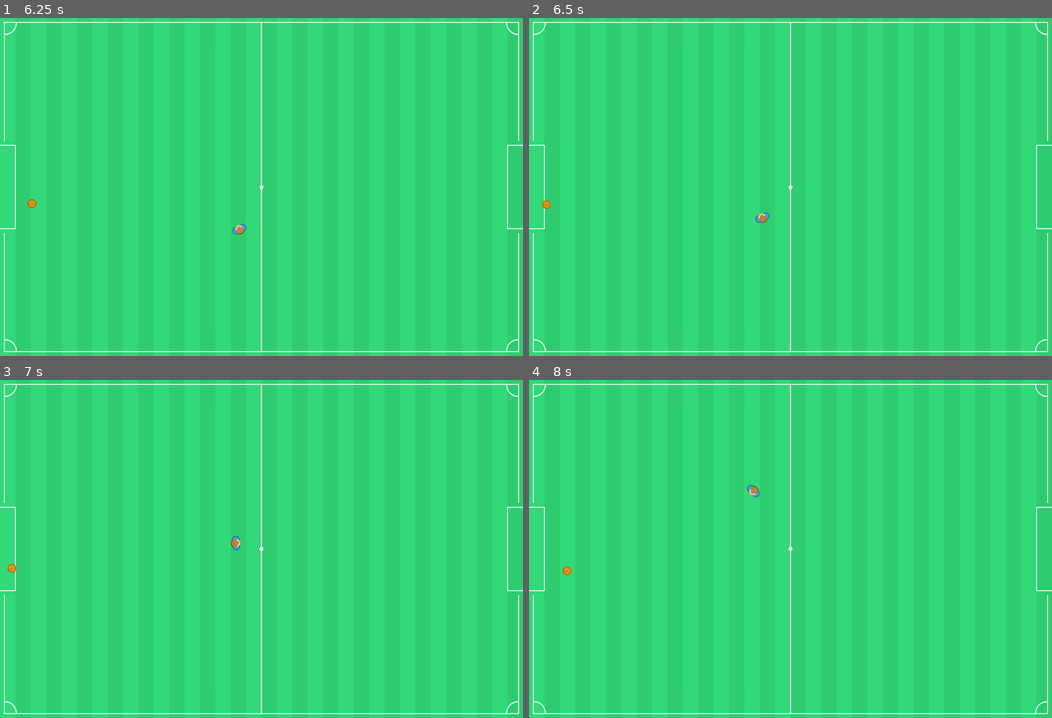
Above: before the commit, frames 1-4 (two rows, left to right).
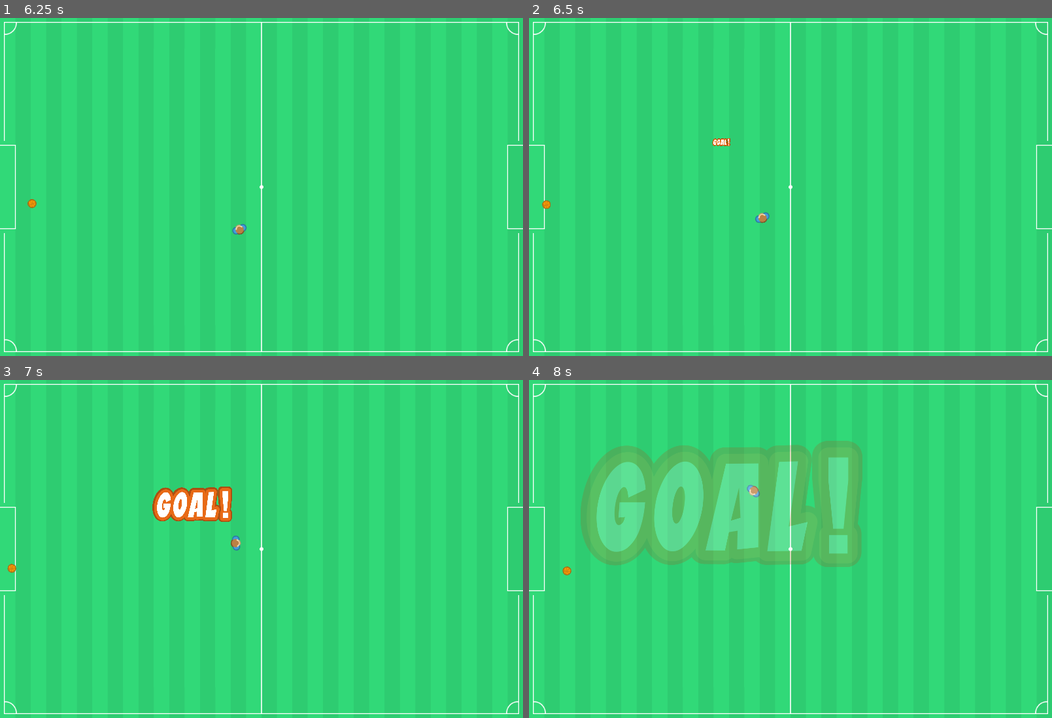
Above: after the commit, the same moments.

Repository: TheVulcoreTeam/SoccerFight
Game: Godot game, scene res://Game/SoccerField/SoccerField.tscn
The game is run twice, just before and just after one commit, with the same random seed, the same clock (stepped at 60 frames per second) and the same inputs. This scene is started directly instead of the project's main scene.
Inputs (mouse positions are in pixels of both pictures, inside the frame that each line leads up to):
- Up to frame 1 (6.25 s): tap Enter at 0.5, 2 s; move the mouse to (376, 170) at 0.52 s; hold Right mouse button (impulse) 0.53-1.28 s; tap Space at 1.25 s; move the mouse to (156, 203) at 1.27 s; right-click (156, 203) at 1.35 s; move the mouse to (313, 112) at 2.02 s; hold Right mouse button (impulse) 2.03-2.78 s; move the mouse to (235, 254) at 2.77 s; right-click (235, 254) at 2.85 s; move the mouse to (418, 237) at 3.52 s; hold Right mouse button (impulse) 3.53-4.28 s; move the mouse to (104, 136) at 4.27 s; right-click (104, 136) at 4.35 s; move the mouse to (287, 187) at 5.02 s; hold Right mouse button (impulse) 5.03-5.78 s; move the mouse to (183, 102) at 5.77 s; right-click (183, 102) at 5.85 s
- Up to frame 2 (6.5 s): no input
- Up to frame 3 (7 s): tap Space at 6.5 s; move the mouse to (376, 532) at 6.52 s; hold Right mouse button (impulse) from 6.53 s (still down)
- Up to frame 4 (8 s): move the mouse to (685, 565) at 7.27 s; release Right mouse button (impulse) at 7.28 s; right-click (685, 565) at 7.35 s

Frame 1 is identical in both runs. In frame 2, less than 0.1% of the frame differs, in the area x 35-39%, y 35-38%; in frame 3, 1.4%; in frame 4, 18%, in the area x 9-64%, y 17-56%.

Commit message:
Efectos

Diff:
--- a/Autoloads/EventEffect/EventEffect.tscn
+++ b/Autoloads/EventEffect/EventEffect.tscn
@@ -12,6 +12,11 @@
 "name": "GOAL",
 "speed": 5.0
 }, {
+"frames": [  ],
+"loop": true,
+"name": "NONE",
+"speed": 5.0
+}, {
 "frames": [ ExtResource( 3 ) ],
 "loop": true,
 "name": "START",
@@ -21,16 +26,11 @@
 "loop": true,
 "name": "READY",
 "speed": 5.0
-}, {
-"frames": [  ],
-"loop": true,
-"name": "NONE",
-"speed": 5.0
 } ]
 
 [sub_resource type="Animation" id=2]
 resource_name = "GOAL"
-length = 2.3
+length = 1.8
 tracks/0/type = "value"
 tracks/0/path = NodePath("Sprites:animation")
 tracks/0/interp = 1
@@ -50,10 +50,10 @@
 tracks/1/imported = false
 tracks/1/enabled = true
 tracks/1/keys = {
-"times": PoolRealArray( 0, 0.4, 0.7, 1, 1.3, 1.6, 1.9, 2.2 ),
-"transitions": PoolRealArray( 1, 1, 1, 1, 1, 1, 1, 1 ),
+"times": PoolRealArray( 0, 0.4, 0.7, 1, 1.7 ),
+"transitions": PoolRealArray( 1, 1, 1, 1, 1 ),
 "update": 0,
-"values": [ Vector2( 0.1, 0.1 ), Vector2( 1, 1 ), Vector2( 0.8, 0.8 ), Vector2( 1, 1 ), Vector2( 0.8, 0.8 ), Vector2( 1, 1 ), Vector2( 0.8, 0.8 ), Vector2( 1, 1 ) ]
+"values": [ Vector2( 0.1, 0.1 ), Vector2( 1, 1 ), Vector2( 0.9, 0.9 ), Vector2( 1, 1 ), Vector2( 4, 4 ) ]
 }
 tracks/2/type = "method"
 tracks/2/path = NodePath(".")
@@ -62,17 +62,41 @@
 tracks/2/imported = false
 tracks/2/enabled = true
 tracks/2/keys = {
-"times": PoolRealArray( 2.3 ),
+"times": PoolRealArray( 1.7 ),
 "transitions": PoolRealArray( 1 ),
 "values": [ {
 "args": [  ],
 "method": "_on_end_anim"
 } ]
 }
+tracks/3/type = "value"
+tracks/3/path = NodePath("Sprites:modulate")
+tracks/3/interp = 1
+tracks/3/loop_wrap = true
+tracks/3/imported = false
+tracks/3/enabled = true
+tracks/3/keys = {
+"times": PoolRealArray( 0, 1, 1.7 ),
+"transitions": PoolRealArray( 1, 1, 1 ),
+"update": 0,
+"values": [ Color( 1, 1, 1, 1 ), Color( 1, 1, 1, 1 ), Color( 1, 1, 1, 0 ) ]
+}
+tracks/4/type = "value"
+tracks/4/path = NodePath("Sprites:position")
+tracks/4/interp = 1
+tracks/4/loop_wrap = true
+tracks/4/imported = false
+tracks/4/enabled = true
+tracks/4/keys = {
+"times": PoolRealArray( 0 ),
+"transitions": PoolRealArray( 1 ),
+"update": 0,
+"values": [ Vector2( 0, 0 ) ]
+}
 
 [sub_resource type="Animation" id=3]
 resource_name = "START_MATCH"
-length = 1.9
+length = 2.0
 tracks/0/type = "value"
 tracks/0/path = NodePath("Sprites:animation")
 tracks/0/interp = 1
@@ -80,7 +104,7 @@
 tracks/0/imported = false
 tracks/0/enabled = true
 tracks/0/keys = {
-"times": PoolRealArray( 0, 1, 1.2 ),
+"times": PoolRealArray( 0, 1.1, 1.3 ),
 "transitions": PoolRealArray( 1, 1, 1 ),
 "update": 1,
 "values": [ "READY", "NONE", "START" ]
@@ -92,7 +116,7 @@
 tracks/1/imported = false
 tracks/1/enabled = true
 tracks/1/keys = {
-"times": PoolRealArray( 0, 1, 1.2, 1.8 ),
+"times": PoolRealArray( 0, 1.1, 1.3, 1.9 ),
 "transitions": PoolRealArray( 1, 1, 1, 1 ),
 "update": 0,
 "values": [ Vector2( 1, 1 ), Vector2( 1, 1 ), Vector2( 0.3, 0.3 ), Vector2( 4, 4 ) ]
@@ -104,10 +128,10 @@
 tracks/2/imported = false
 tracks/2/enabled = true
 tracks/2/keys = {
-"times": PoolRealArray( 0, 0.3, 0.6, 1, 1.2, 1.8 ),
-"transitions": PoolRealArray( 1, 1, 1, 1, 1, 1 ),
+"times": PoolRealArray( 0, 0.1, 0.4, 0.7, 1.1, 1.3, 1.9 ),
+"transitions": PoolRealArray( 1, 1, 1, 1, 1, 1, 1 ),
 "update": 0,
-"values": [ Vector2( -10000, 0 ), Vector2( 0, 0 ), Vector2( 0, 0 ), Vector2( 10000, 0 ), Vector2( 0, 0 ), Vector2( 0, 0 ) ]
+"values": [ Vector2( -10000, 0 ), Vector2( -10000, 0 ), Vector2( 0, 0 ), Vector2( 0, 0 ), Vector2( 10000, 0 ), Vector2( 0, 0 ), Vector2( 0, 0 ) ]
 }
 tracks/3/type = "value"
 tracks/3/path = NodePath("Sprites:modulate")
@@ -116,7 +140,7 @@
 tracks/3/imported = false
 tracks/3/enabled = true
 tracks/3/keys = {
-"times": PoolRealArray( 0, 1.2, 1.8 ),
+"times": PoolRealArray( 0, 1.3, 1.9 ),
 "transitions": PoolRealArray( 1, 1, 1 ),
 "update": 0,
 "values": [ Color( 1, 1, 1, 1 ), Color( 1, 1, 1, 1 ), Color( 1, 1, 1, 0 ) ]
@@ -138,12 +162,13 @@
 
 [node name="EventEffect" type="Node2D"]
 scale = Vector2( 0.2, 0.2 )
+z_index = 4096
 script = ExtResource( 4 )
 
 [node name="Sprites" type="AnimatedSprite" parent="."]
-position = Vector2( -10000, 0 )
+scale = Vector2( 0.1, 0.1 )
 frames = SubResource( 1 )
-animation = "READY"
+animation = "GOAL"
 
 [node name="Anim" type="AnimationPlayer" parent="."]
 anims/GOAL = SubResource( 2 )
--- a/Autoloads/Events.gd
+++ b/Autoloads/Events.gd
@@ -4,7 +4,7 @@
 
 signal start_match
 
-signal goal(player)
+signal goal(who)
 
 func _ready():
 	connect("start_match", self, "_on_start_match_event")
@@ -12,16 +12,18 @@
 
 func _on_start_match_event():
 	var effect = event_effect.instance()
-	var center = get_viewport().get_rect().size / 2
-
+	var center = get_viewport().size / 2
+	add_child(effect)
 	effect.position = center
 
 	effect.play("START_MATCH")
+	print("start match ...")
 
-func _on_goal_event(player):
+func _on_goal_event(who):
 	var effect = event_effect.instance()
-	var center = get_viewport().get_rect().size / 2
-
+	var center = get_viewport().size / 2
+	add_child(effect)
 	effect.position = center
 
-	effect.play("goal")
+	effect.play("GOAL")
+	print("goal ...")
--- /dev/null
+++ b/Game/SoccerField/Game.gd
@@ -0,0 +1,7 @@
+extends Node2D
+
+func _ready():
+
+	Events.emit_signal("start_match")
+
+	pass
--- /dev/null
+++ b/Game/SoccerField/Game.tscn
@@ -0,0 +1,12 @@
+[gd_scene load_steps=4 format=2]
+
+[ext_resource path="res://Game/SoccerField/GameUI.tscn" type="PackedScene" id=1]
+[ext_resource path="res://Game/SoccerField/SoccerField.tscn" type="PackedScene" id=2]
+[ext_resource path="res://Game/SoccerField/Game.gd" type="Script" id=3]
+
+[node name="Game" type="Node2D"]
+script = ExtResource( 3 )
+
+[node name="SoccerField" parent="." instance=ExtResource( 2 )]
+
+[node name="GameUI" parent="." instance=ExtResource( 1 )]
--- /dev/null
+++ b/Game/SoccerField/SoccerField.gd
@@ -0,0 +1,18 @@
+extends Node2D
+
+
+
+func _on_LeftGoal_body_entered(body):
+
+	if body.get_name() == "Ball":
+		Events.emit_signal("goal", null)
+
+	pass
+
+
+func _on_RightGoal_body_entered(body):
+
+	if body.get_name() == "Ball":
+		Events.emit_signal("goal", null)
+
+	pass
--- a/Game/SoccerField/SoccerField.tscn
+++ b/Game/SoccerField/SoccerField.tscn
@@ -1,13 +1,21 @@
-[gd_scene load_steps=5 format=2]
+[gd_scene load_steps=8 format=2]
 
 [ext_resource path="res://Game/SoccerField/Backround.tscn" type="PackedScene" id=1]
 [ext_resource path="res://Game/Actors/Player/Player.tscn" type="PackedScene" id=2]
 [ext_resource path="res://Game/Actors/Ball/Ball.tscn" type="PackedScene" id=3]
+[ext_resource path="res://Game/SoccerField/SoccerField.gd" type="Script" id=4]
+
+[sub_resource type="RectangleShape2D" id=2]
+extents = Vector2( 32, 86 )
+
+[sub_resource type="RectangleShape2D" id=3]
+extents = Vector2( 32, 86 )
 
 [sub_resource type="PhysicsMaterial" id=1]
 bounce = 0.5
 
 [node name="SoccerField" type="Node2D"]
+script = ExtResource( 4 )
 
 [node name="Backround" parent="." instance=ExtResource( 1 )]
 
@@ -15,6 +23,22 @@
 
 [node name="Collision" type="CollisionPolygon2D" parent="Edges"]
 polygon = PoolVector2Array( 0, 0, 1088, 0, 1088, 704, 0, 704, 0, -64, -64, -64, -64, 768, 1152, 768, 1152, -64, 0, -64 )
+
+[node name="Goals" type="Node2D" parent="."]
+
+[node name="Left" type="Area2D" parent="Goals"]
+position = Vector2( 0, 352.738 )
+collision_mask = 2
+
+[node name="Shape" type="CollisionShape2D" parent="Goals/Left"]
+shape = SubResource( 2 )
+
+[node name="Right" type="Area2D" parent="Goals"]
+position = Vector2( 1088.79, 352.738 )
+collision_mask = 2
+
+[node name="Shape" type="CollisionShape2D" parent="Goals/Right"]
+shape = SubResource( 3 )
 
 [node name="Player" parent="." instance=ExtResource( 2 )]
 position = Vector2( 832, 320 )
@@ -24,4 +48,8 @@
 
 [node name="Ball" parent="." instance=ExtResource( 3 )]
 position = Vector2( 543.869, 352.738 )
+collision_layer = 2
 physics_material_override = SubResource( 1 )
+
+[connection signal="body_entered" from="Goals/Left" to="." method="_on_LeftGoal_body_entered"]
+[connection signal="body_entered" from="Goals/Right" to="." method="_on_RightGoal_body_entered"]
Not shown, added: Sounds/environment.ogg.import
Not shown, added: Sounds/fanfarria.ogg.import
Not shown, added: Sounds/goal.ogg.import
Not shown, added: Sounds/hit.ogg.import
